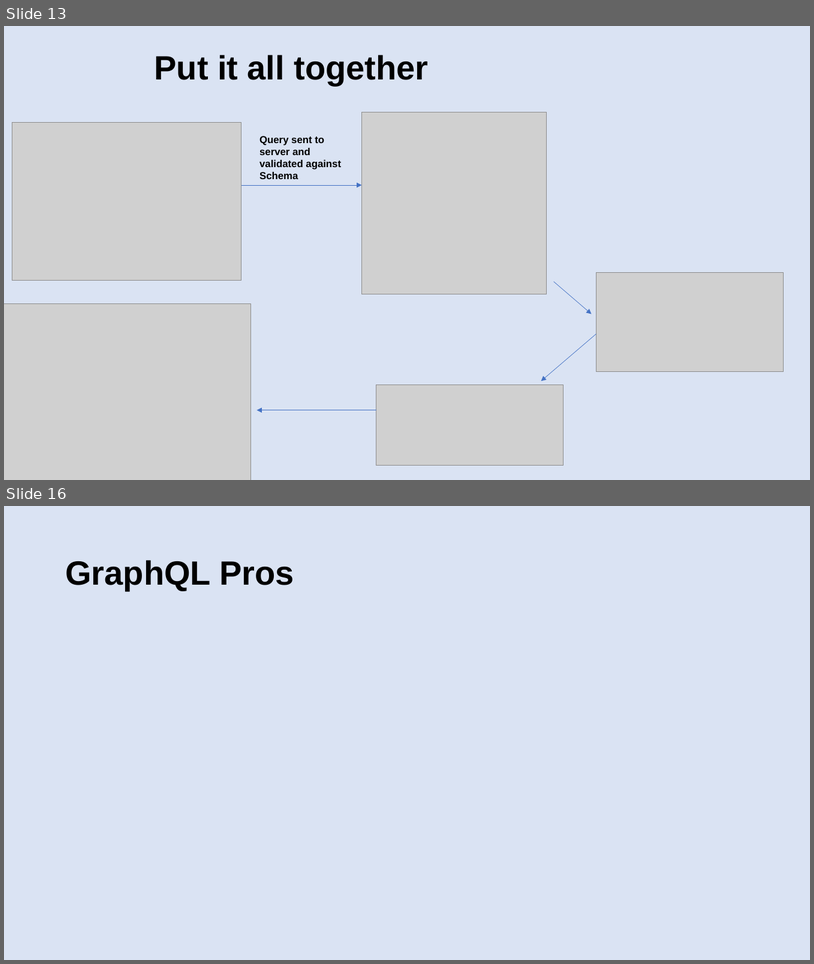
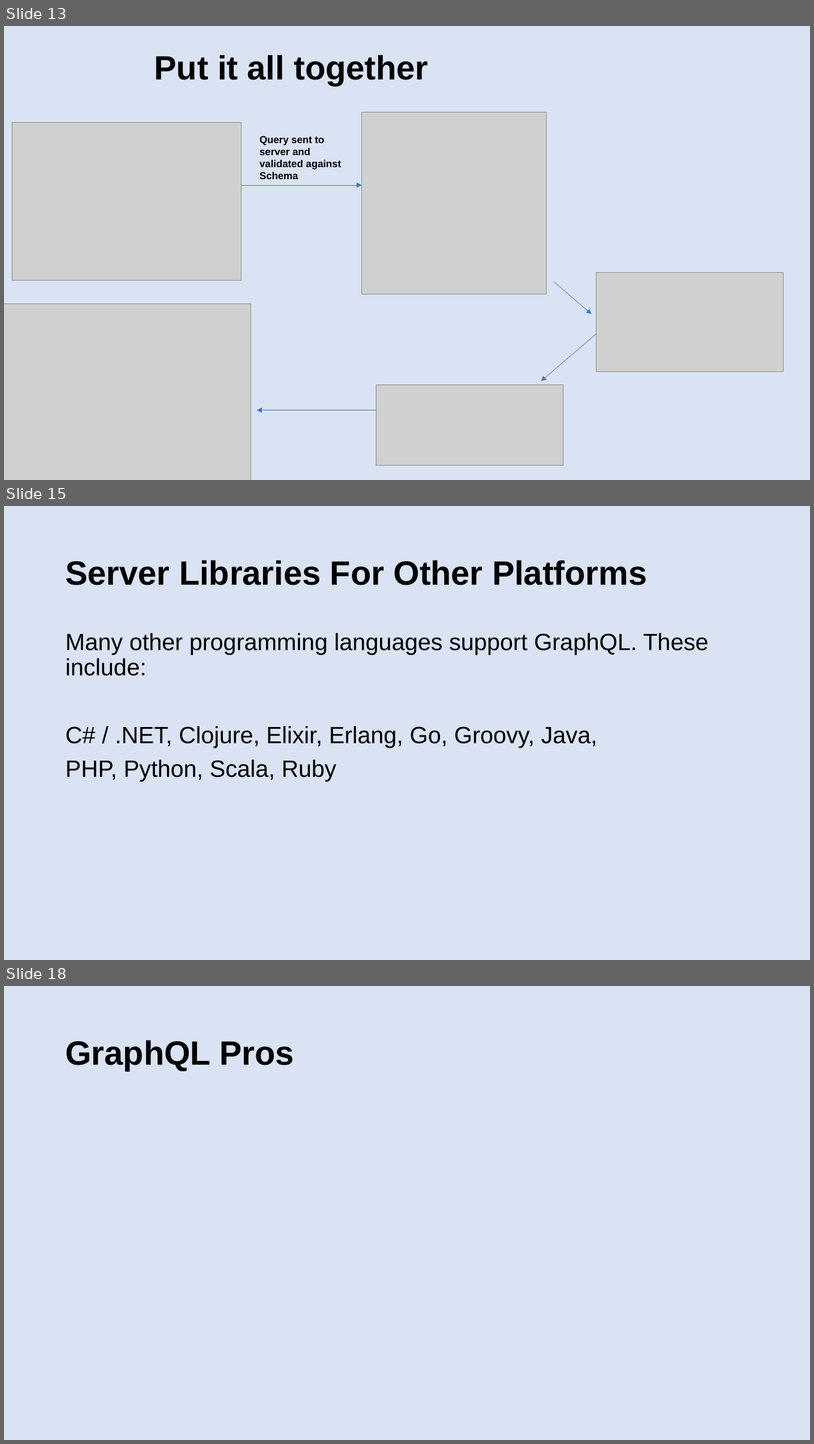
Before and after one commit to patelg123/graphql-presentation, a slide deck: current.pptx. Shown one above the other, each under a label of ours: slides 13 and 16 before the commit, slides 13, 15 and 18 after it; the slides between them are not shown. The pictures are 814x964 and 814x1444 pixels, drawn with LibreOffice and Linux fonts; fonts in the diff are those of the drawing; grey boxes stand for pictures. Boxes give left, top, right and bottom in pixels: in the first picture for what was removed or moved away, otherwise in the second. Text is boxed around its words. In the diff, an @@ line names an element or a change of style, - is before the commit and + after.

```diff
--- a/current.pptx
+++ b/current.pptx
@@ slide 15 added at (x1=4, y1=506, x2=810, y2=960), background #DAE3F3 @@
@@ title added at (x1=65, y1=560, x2=647, y2=585), 40 pt, text #000000, bold @@
+Server Libraries For Other Platforms
@@ text added at (x1=65, y1=633, x2=709, y2=781), 28 pt, text #000000 @@
+Many other programming languages support GraphQL. These include:
+C# / .NET, Clojure, Elixir, Erlang, Go, Groovy, Java,
+PHP, Python, Scala, Ruby
@@ what was slide 16 is now slide 18 @@
```
Also in this commit, not shown: 1 slide changed, 2 other slides added, 1 slide removed.
